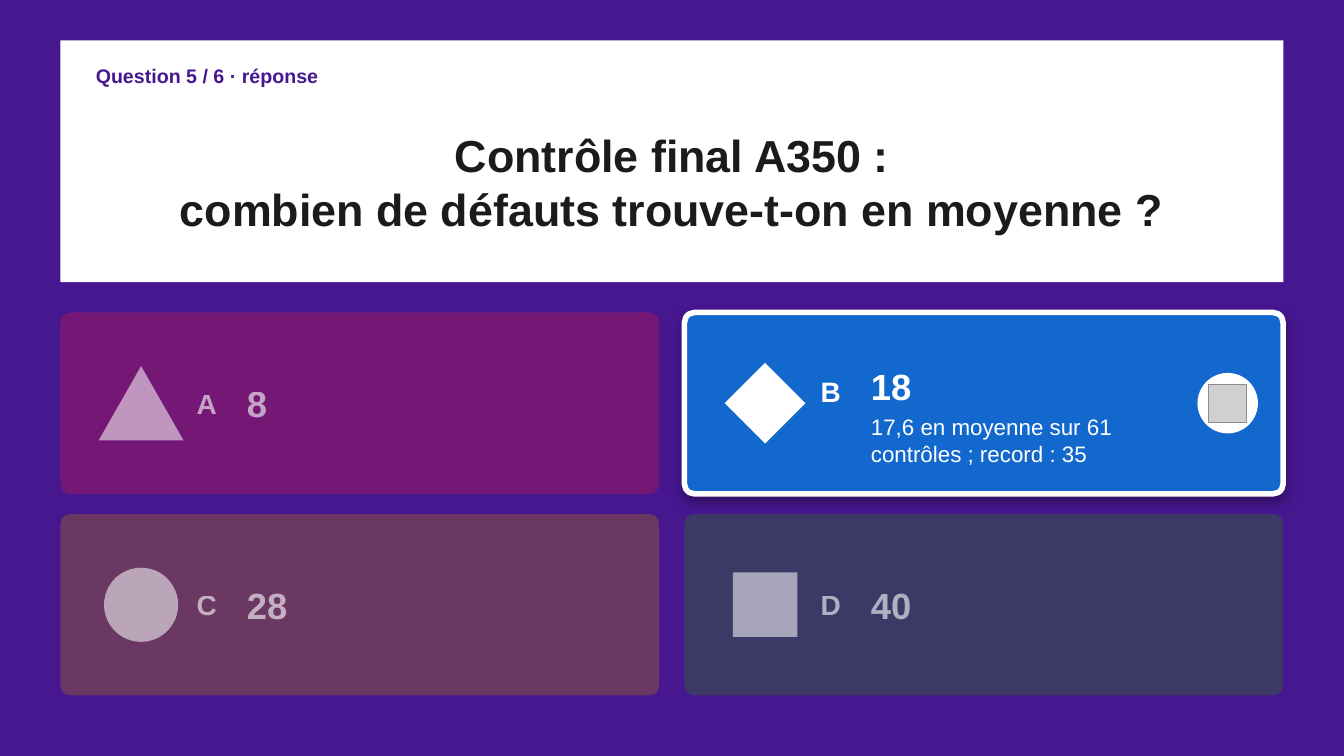
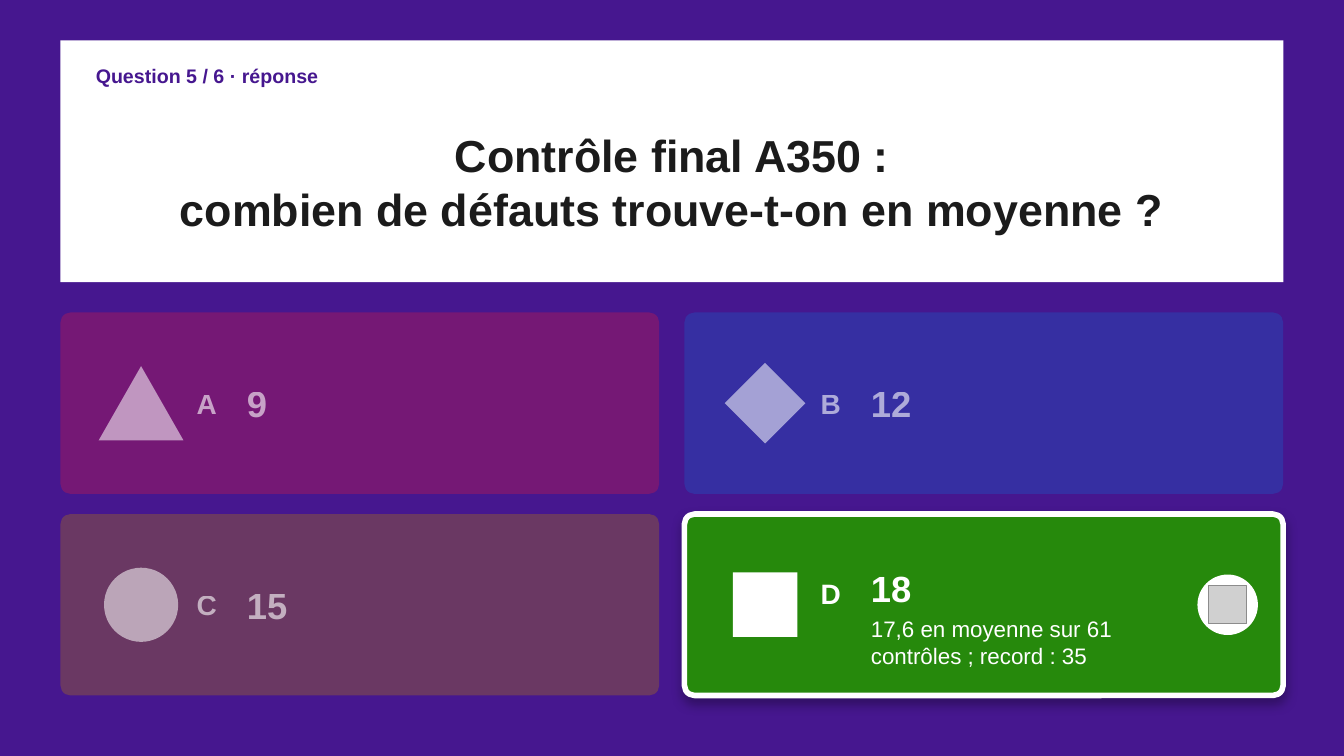
Before and after one commit to moudimash99/FTO2_NC_handover, a slide deck: slide 11 of 03_reports/quiz/Quiz_NC_FTO2.pptx. Drawn at 1344x756 pixels with LibreOffice and Linux fonts; fonts in the diff are those of the drawing; grey boxes stand for pictures. Boxes give left, top, right and bottom in pixels: in the first picture for what was removed or moved away, otherwise in the second. Text is boxed around its words. In the diff, an @@ line names an element or a change of style, - is before the commit and + after.

```diff
--- a/03_reports/quiz/Quiz_NC_FTO2.pptx
+++ b/03_reports/quiz/Quiz_NC_FTO2.pptx
@@ rounded rectangle at bbox=[685, 313, 1284, 494]: fill #1368CE to #1368CE at 30% opacity; outline #FFFFFF 4 pt to none; shadow off @@
@@ text "B" at bbox=[821, 395, 841, 414]: text colour #FFFFFF to #FFFFFF at 60% opacity; vertical alignment bottom to middle @@
@@ diamond at bbox=[725, 363, 806, 444]: fill #FFFFFF to #FFFFFF at 55% opacity @@
@@ picture removed at bbox=[1209, 384, 1247, 422] @@
@@ text at bbox=[247, 392, 267, 418]: text changed @@
-8
+9
@@ text added at bbox=[871, 392, 911, 417], 26 pt, text #FFFFFF at 60% opacity, bold @@
+12
@@ rounded rectangle at bbox=[685, 514, 1284, 696]: fill #26890C at 30% opacity to #26890C; outline none to #FFFFFF 4 pt; shadow on @@
@@ text "D" at bbox=[821, 584, 841, 604]: text colour #FFFFFF at 60% opacity to #FFFFFF; vertical alignment middle to bottom @@
@@ text at bbox=[247, 594, 287, 619]: text changed @@
-28
+15
@@ rectangle at bbox=[733, 573, 798, 637]: fill #FFFFFF at 55% opacity to #FFFFFF @@
@@ text removed at bbox=[871, 593, 911, 619] @@
-40
@@ 2 texts, 1 ellipse: place and size @@
-2 texts, 1 ellipse at bbox=[871, 373, 1258, 463]
+2 texts, 1 ellipse at bbox=[871, 575, 1258, 665]
@@ picture added at bbox=[1209, 586, 1247, 624] @@
```
Also in this commit, not shown: 9 other slides changed.
